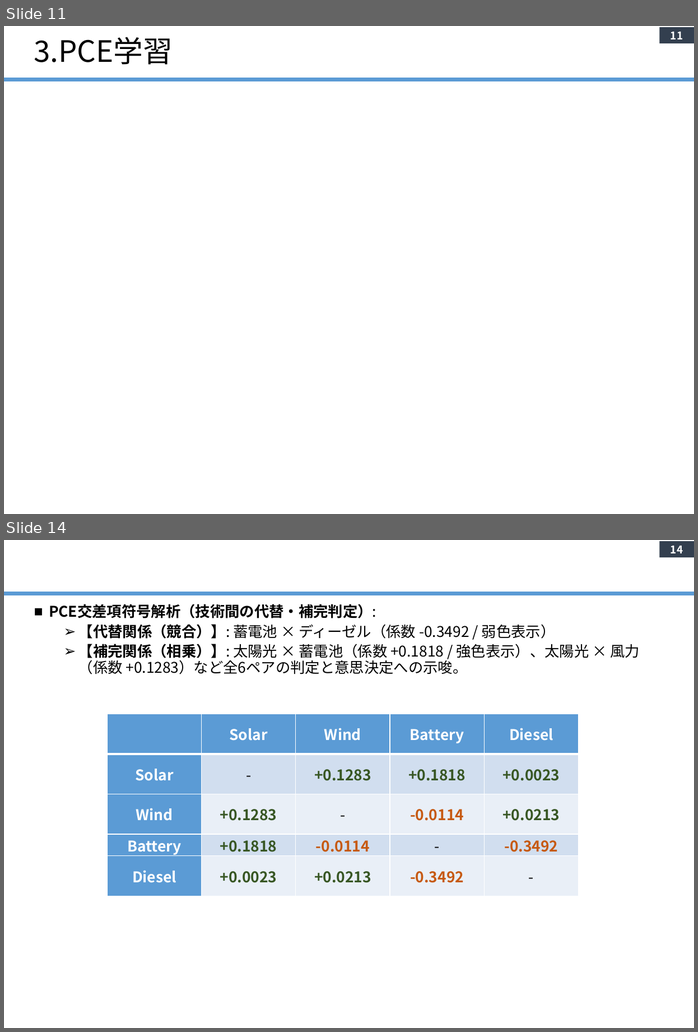
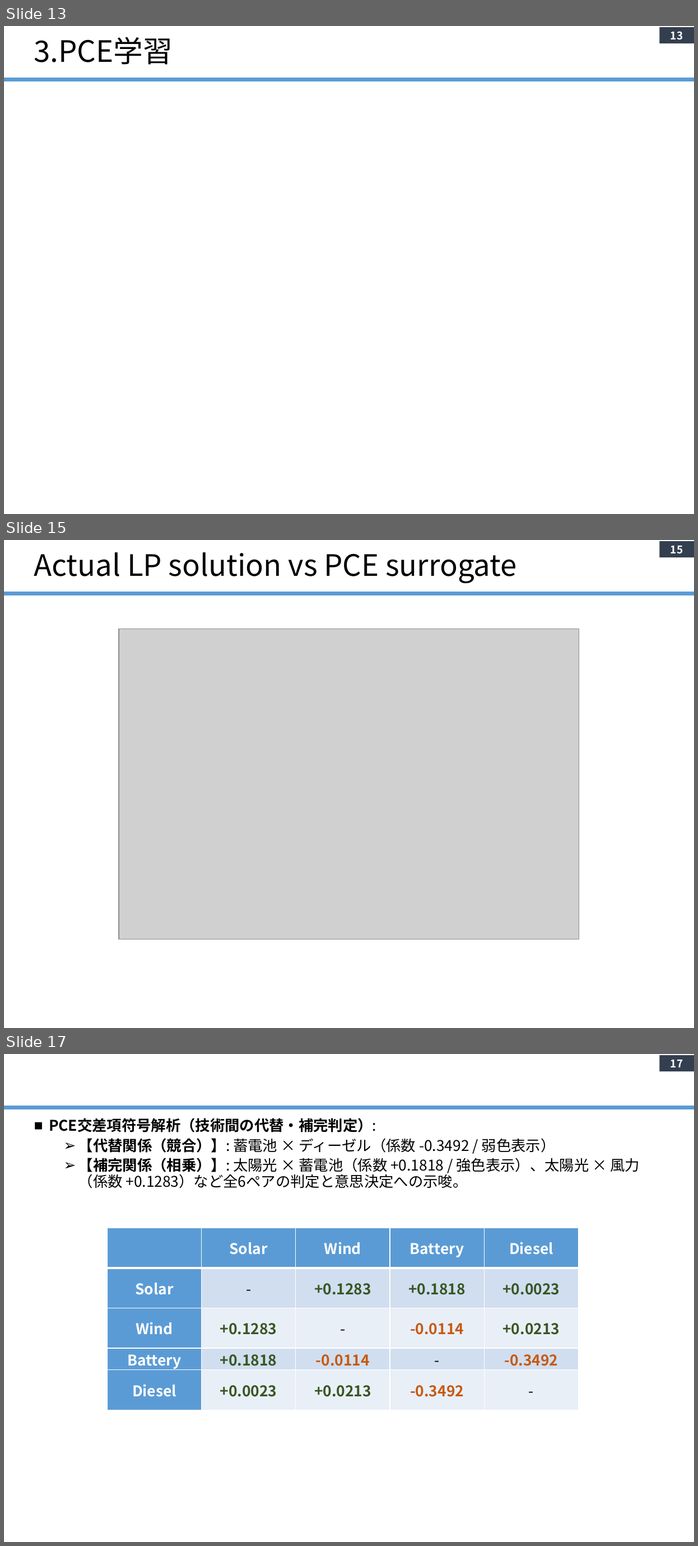
Before and after one commit to yanase1147/GSA-02, a slide deck: Study Outline.pptx. Shown one above the other, each under a label of ours: slides 11 and 14 before the commit, slides 13, 15 and 17 after it; the slides between them are not shown. The pictures are 698x1032 and 698x1546 pixels, drawn with LibreOffice and Linux fonts; fonts in the diff are those of the drawing; grey boxes stand for pictures. Boxes give left, top, right and bottom in pixels: in the first picture for what was removed or moved away, otherwise in the second. Text is boxed around its words. In the diff, an @@ line names an element or a change of style, - is before the commit and + after.

```diff
--- a/Study Outline.pptx
+++ b/Study Outline.pptx
@@ slide 15 added at [4,540,694,1028], background #FFFFFF; not listed: 2 template elements that a slide beside it also shows @@
@@ title added at [34,552,517,583], 36 pt, text #000000 @@
+Actual LP solution vs PCE surrogate
@@ picture added at [119,628,580,939] @@
@@ what was slide 11 is now slide 13 @@
@@ page number at [670,31,683,40]: text changed @@
-11
+13
@@ what was slide 14 is now slide 17 @@
@@ page number at [670,1060,683,1067]: text changed @@
-14
+17
```
Also in this commit, not shown: 2 slides changed, 3 other slides added, 1 slide removed, 1 other file.
